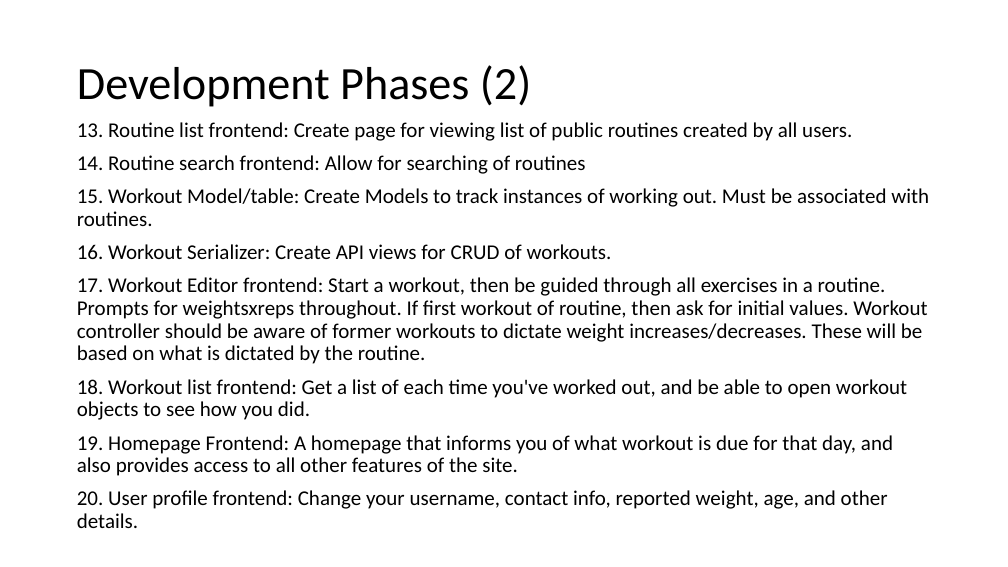
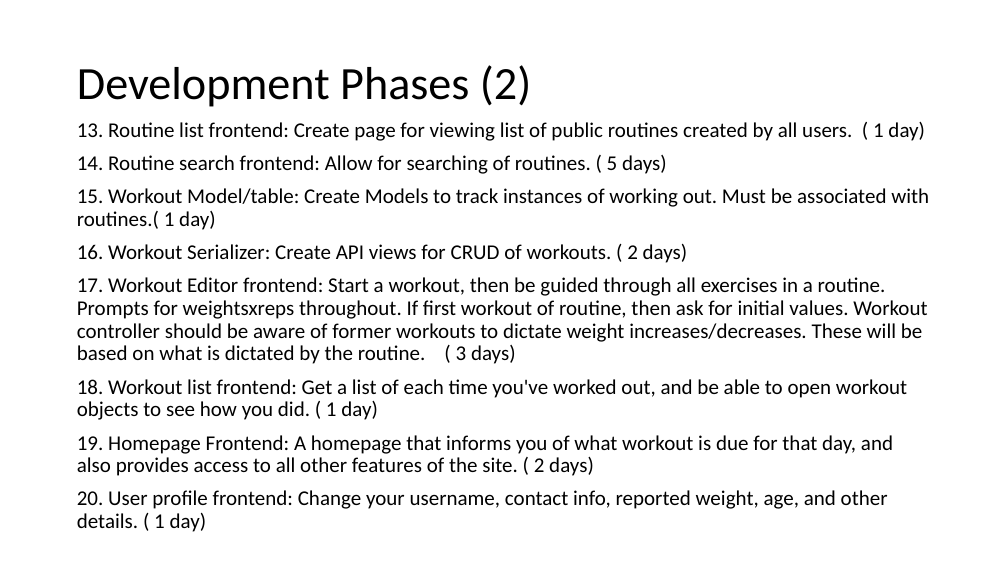
Before and after one commit to Skyward176/UnnamedFitnessApp, a slide deck: slide 10 of Documentation/Presentation1.odp (slide 9 before the commit). Drawn at 1008x567 pixels with LibreOffice and Linux fonts; fonts in the diff are those of the drawing. Boxes give left, top, right and bottom in pixels: in the first picture for what was removed or moved away, otherwise in the second. Text is boxed around its words. In the diff, an @@ line names an element or a change of style, - is before the commit and + after.

```diff
--- a/Documentation/Presentation1.odp
+++ b/Documentation/Presentation1.odp
@@ text at (77,122,929,532): text changed @@
-13. Routine list frontend: Create page for viewing list of public routines created by all users.
-14. Routine search frontend: Allow for searching of routines
-15. Workout Model/table: Create Models to track instances of working out. Must be associated with routines.
-16. Workout Serializer: Create API views for CRUD of workouts.
-17. Workout Editor frontend: Start a workout, then be guided through all exercises in a routine. Prompts for weightsxreps throughout. If first workout of routine, then ask for initial values. Workout controller should be aware of former workouts to dictate weight increases/decreases. These will be based on what is dictated by the routine.
-18. Workout list frontend: Get a list of each time you've worked out, and be able to open workout objects to see how you did.
-19. Homepage Frontend: A homepage that informs you of what workout is due for that day, and also provides access to all other features of the site.
-20. User profile frontend: Change your username, contact info, reported weight, age, and other details.
+13. Routine list frontend: Create page for viewing list of public routines created by all users. ( 1 day)
+14. Routine search frontend: Allow for searching of routines. ( 5 days)
+15. Workout Model/table: Create Models to track instances of working out. Must be associated with routines.( 1 day)
+16. Workout Serializer: Create API views for CRUD of workouts. ( 2 days)
+17. Workout Editor frontend: Start a workout, then be guided through all exercises in a routine. Prompts for weightsxreps throughout. If first workout of routine, then ask for initial values. Workout controller should be aware of former workouts to dictate weight increases/decreases. These will be based on what is dictated by the routine. ( 3 days)
+18. Workout list frontend: Get a list of each time you've worked out, and be able to open workout objects to see how you did. ( 1 day)
+19. Homepage Frontend: A homepage that informs you of what workout is due for that day, and also provides access to all other features of the site. ( 2 days)
+20. User profile frontend: Change your username, contact info, reported weight, age, and other details. ( 1 day)
```
Also in this commit, not shown: 4 other slides changed, 1 slide added, 9 other files.
